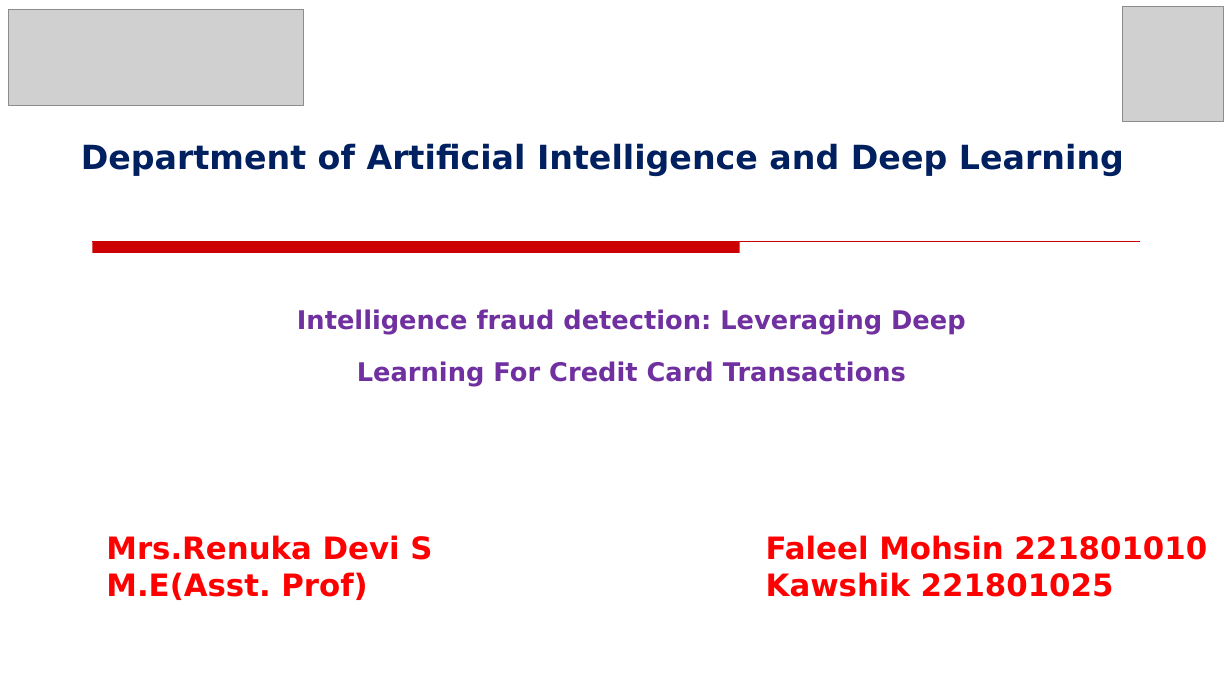
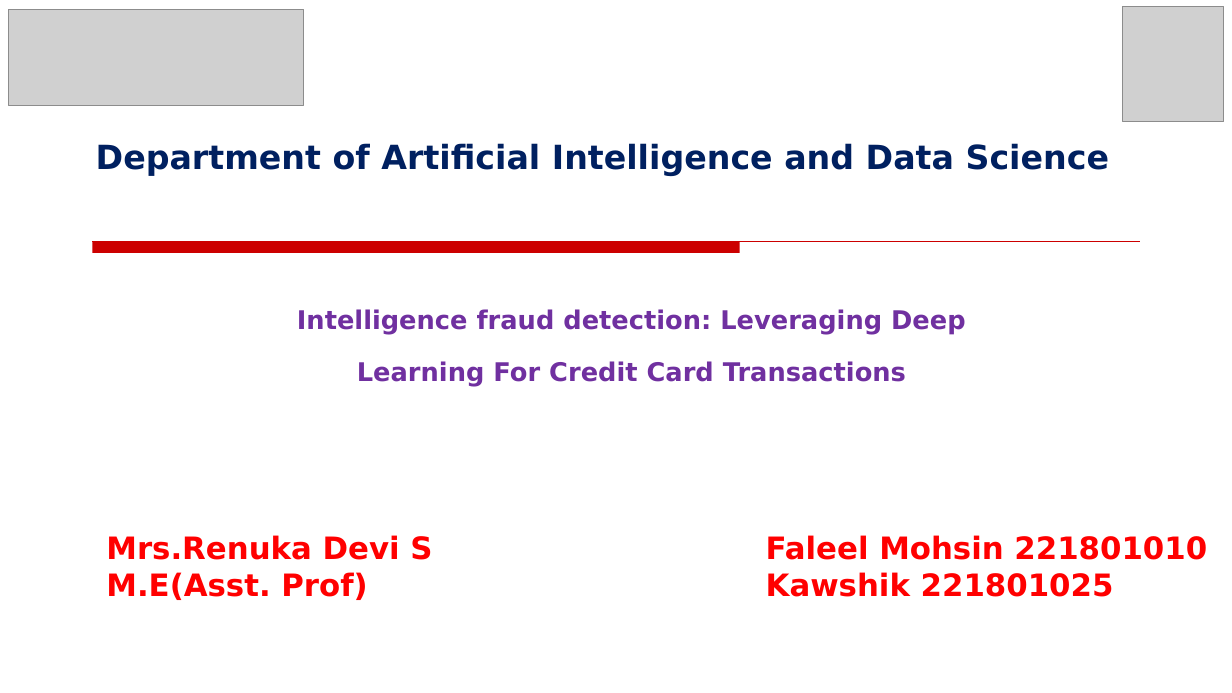
Before and after one commit to faleel03/Mini-Project-on-Data-Science, a slide deck: slide 1 of PPT/Final_Review_ppt.pptx. Drawn at 1232x693 pixels with LibreOffice and Linux fonts; fonts in the diff are those of the drawing; grey boxes stand for pictures; background and template pictures are left out. Boxes give left, top, right and bottom in pixels: in the first picture for what was removed or moved away, otherwise in the second. Text is boxed around its words. In the diff, an @@ line names an element or a change of style, - is before the commit and + after.

```diff
--- a/PPT/Final_Review_ppt.pptx
+++ b/PPT/Final_Review_ppt.pptx
@@ text at bbox=[96, 143, 1109, 176]: text changed @@
-Department of Artificial Intelligence and Deep Learning
+Department of Artificial Intelligence and Data Science
```
Also in this commit, not shown: 1 other file.
